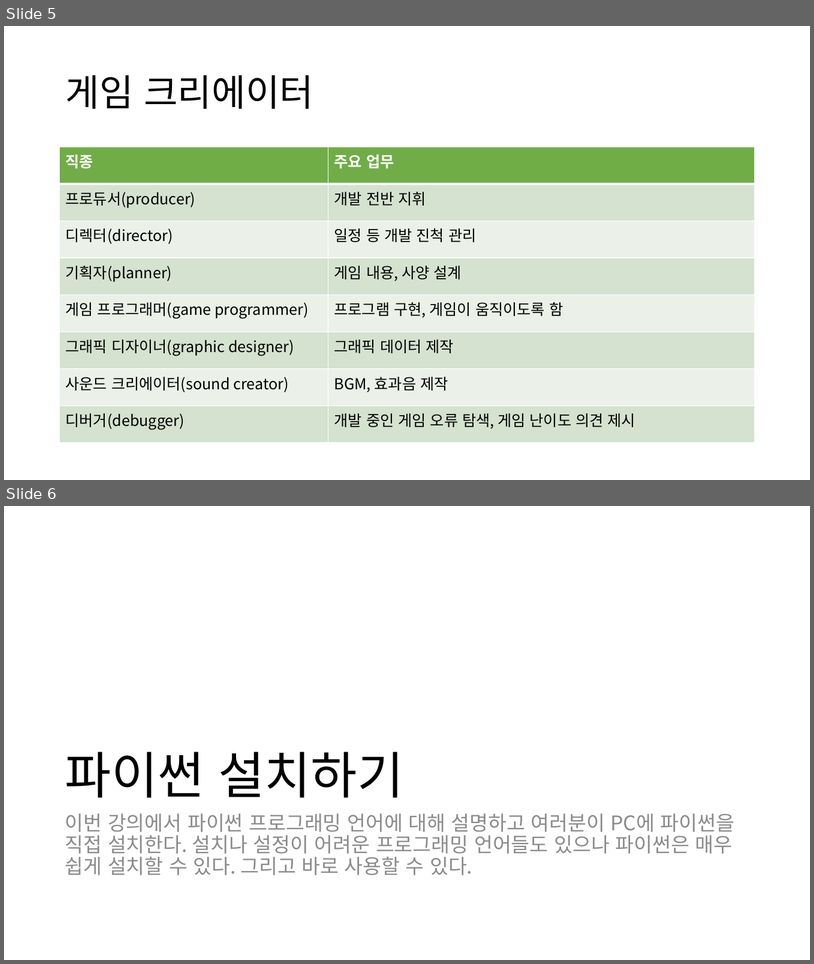
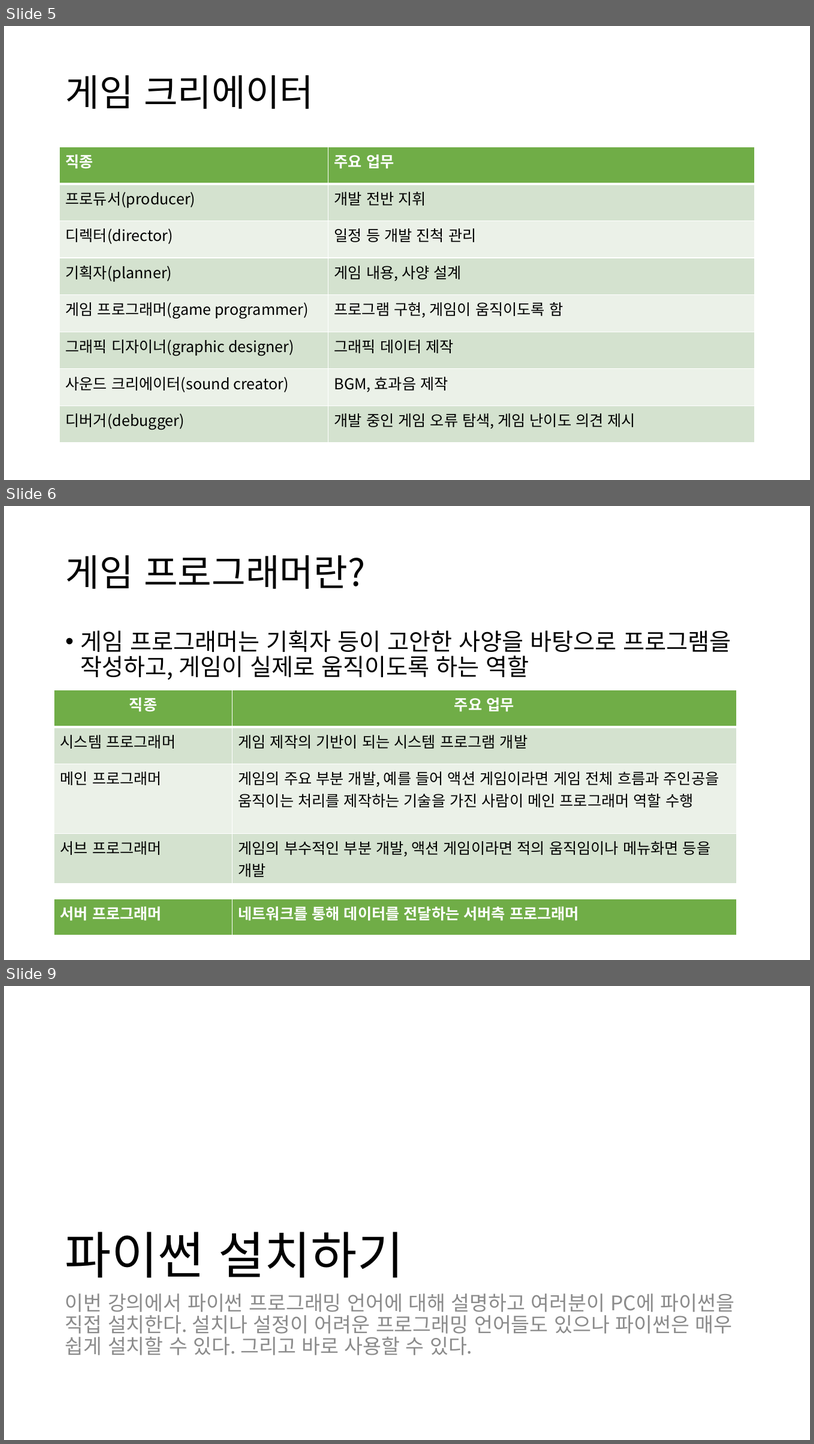
Before and after one commit to EastupGame/PythonGameDev, a slide deck: 게임개발기초과정 파이썬.pptx. Shown one above the other, each under a label of ours: slides 5 and 6 before the commit, slides 5, 6 and 9 after it; the slides between them are not shown. The pictures are 814x964 and 814x1444 pixels, drawn with LibreOffice and Linux fonts; fonts in the diff are those of the drawing. Boxes give left, top, right and bottom in pixels: in the first picture for what was removed or moved away, otherwise in the second. Text is boxed around its words. In the diff, an @@ line names an element or a change of style, - is before the commit and + after.

```diff
--- a/게임개발기초과정 파이썬.pptx
+++ b/게임개발기초과정 파이썬.pptx
@@ slide 6 added at bbox=[4, 506, 810, 960], background #FFFFFF @@
@@ title added at bbox=[65, 555, 366, 589], 44 pt, text #000000 @@
+게임 프로그래머란?
@@ text added at bbox=[81, 630, 732, 679], 28 pt, text #000000 @@
+• 게임 프로그래머는 기획자 등이 고안한 사양을 바탕으로 프로그램을 작성하고, 게임이 실제로 움직이도록 하는 역할
@@ table added at bbox=[54, 690, 737, 882], 4 rows, 2 columns @@
+직종 | 주요 업무
+시스템 프로그래머 | 게임 제작의 기반이 되는 시스템 프로그램 개발
+메인 프로그래머 | 게임의 주요 부분 개발, 예를 들어 액션 게임이라면 게임 전체 흐름과 주인공을 움직이는 처리를 제작하는 기술을 가진 사람이 메인 프로그래머 역할 수행
+서브 프로그래머 | 게임의 부수적인 부분 개발, 액션 게임이라면 적의 움직임이나 메뉴화면 등을 개발
@@ table added at bbox=[54, 898, 737, 936], 1 rows, 2 columns @@
+서버 프로그래머 | 네트워크를 통해 데이터를 전달하는 서버측 프로그래머
@@ what was slide 6 is now slide 9 @@
```
Also in this commit, not shown: 1 slide changed, 11 other slides added.
